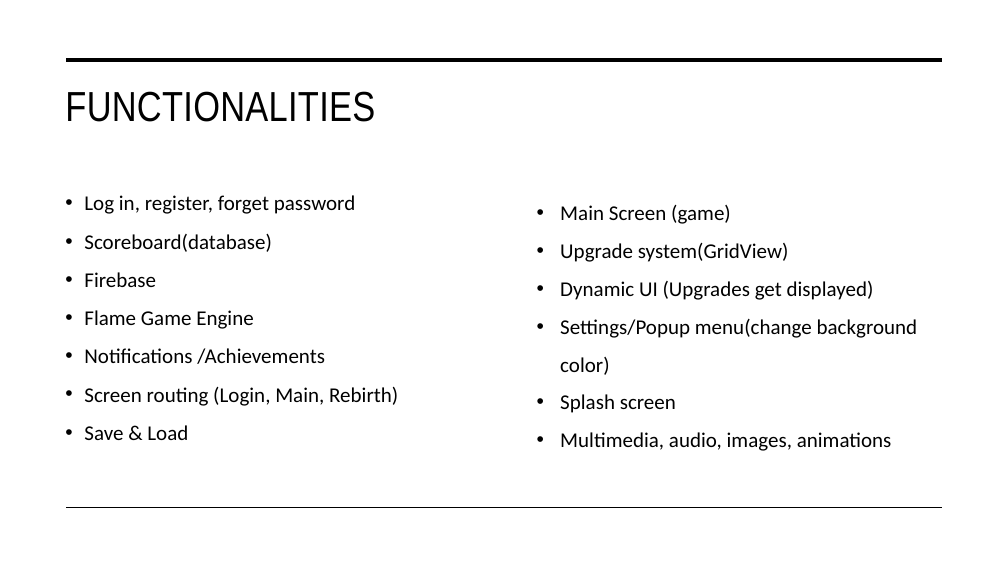
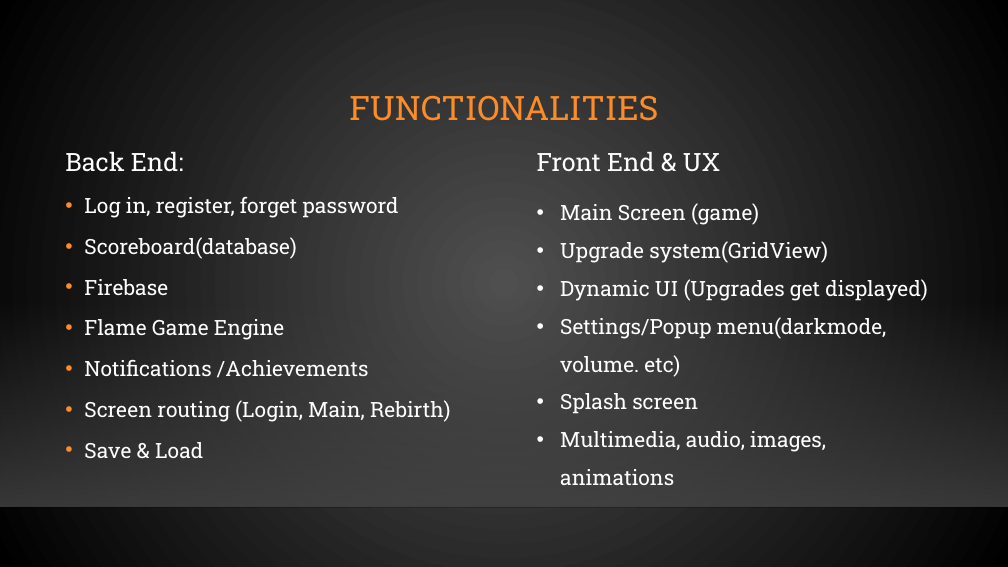
Before and after one commit to OliverDAvino/AppDev2FinalProject, a slide deck: slide 4 of AppDev2Presentation.pptx. Drawn at 1008x567 pixels with LibreOffice and Linux fonts; fonts in the diff are those of the drawing; background and template pictures are left out. Boxes give left, top, right and bottom in pixels: in the first picture for what was removed or moved away, otherwise in the second. Text is boxed around its words. In the diff, an @@ line names an element or a change of style, - is before the commit and + after.

```diff
--- a/AppDev2Presentation.pptx
+++ b/AppDev2Presentation.pptx
@@ background #FFFFFF to gradient #505050 to #000000 @@
@@ line removed from (67, 60) to (942, 60) @@
@@ title "FUNCTIONALITIES": place and size @@
-title "FUNCTIONALITIES" at bbox=[65, 91, 375, 122]
+title "FUNCTIONALITIES" at bbox=[349, 96, 658, 121]
@@ title "FUNCTIONALITIES" at bbox=[349, 96, 658, 121]: size 40 to 32 pt, font Arial Narrow to Roboto Slab, text colour #000000 to #FB8C29, letter spacing 0.3 to 0 pt; alignment left to centre; line spacing 1 to 0.9; vertical alignment top to middle @@
@@ text added at bbox=[65, 151, 184, 172], 24 pt, text #FFFFFF @@
+Back End:
@@ text added at bbox=[537, 152, 721, 171], 24 pt, text #FFFFFF @@
+Front End & UX
@@ text "Log in, register, forget password" at bbox=[84, 197, 450, 458]: font Calibri to Roboto Slab, text colour #000000 to #FFFFFF; line spacing 1.1 to 1.2 @@
@@ text at bbox=[560, 203, 928, 485]: font Calibri to Roboto Slab, text colour #000000 to #FFFFFF in "Main Screen (game)", "Upgrade system(GridView)", "Dynamic UI (Upgrades get displayed)", "Splash screen" and 1 more places @@
@@ rectangle added at bbox=[0, 299, 1008, 507], fill gradient #454545 @@
@@ text at bbox=[560, 317, 887, 377]: text changed; font Calibri to Roboto Slab; text colour #000000 to #FFFFFF @@
-• Settings/Popup menu(change background color)
+• Settings/Popup menu(darkmode, volume. etc)
@@ line moved from (67, 508) - (942, 508) to (0, 507) - (1008, 507) @@
@@ line (0, 507) - (1008, 507): stroke #000000 1 pt to #000001 1 pt @@
```
Also in this commit, not shown: 8 other slides changed, 1 other file.
